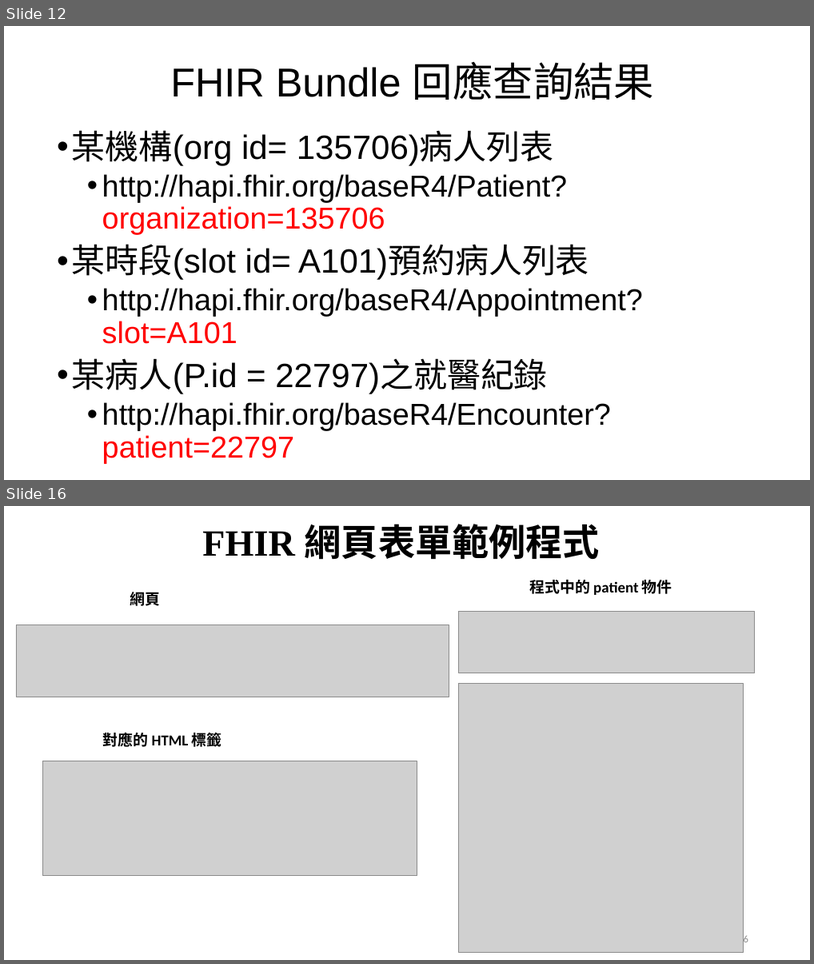
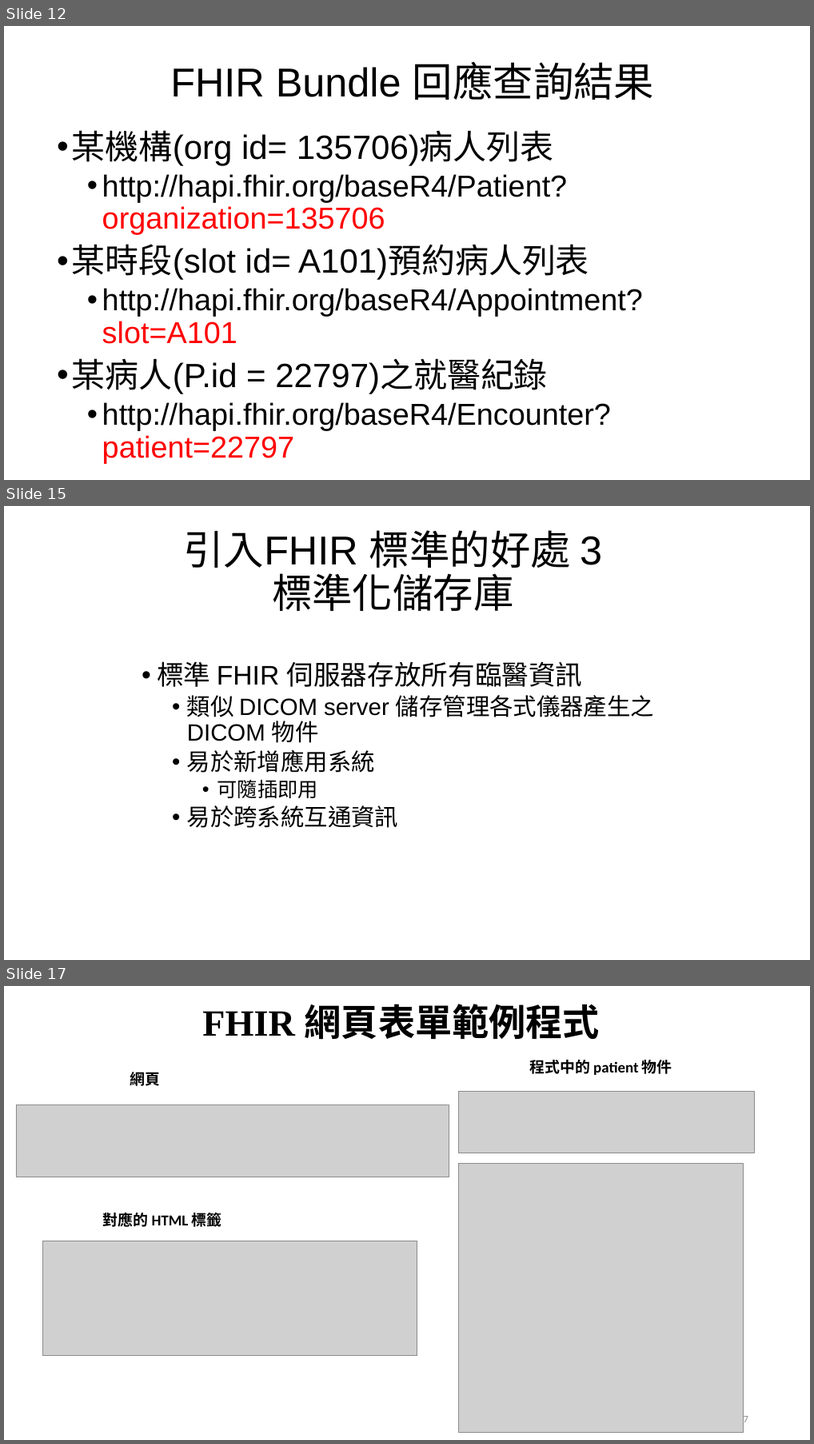
Before and after one commit to mos2718/FHIRspec, a slide deck: Spec/FHIR introduction.pptx. Shown one above the other, each under a label of ours: slides 12 and 16 before the commit, slides 12, 15 and 17 after it; the slides between them are not shown. The pictures are 814x964 and 814x1444 pixels, drawn with LibreOffice and Linux fonts; fonts in the diff are those of the drawing; grey boxes stand for pictures. Boxes give left, top, right and bottom in pixels: in the first picture for what was removed or moved away, otherwise in the second. Text is boxed around its words. In the diff, an @@ line names an element or a change of style, - is before the commit and + after.

```diff
--- a/Spec/FHIR introduction.pptx
+++ b/Spec/FHIR introduction.pptx
@@ slide 15 added at bbox=[4, 506, 810, 960], background #FFFFFF @@
@@ title added at bbox=[183, 530, 602, 611], 48 pt, text #000000 @@
+引入FHIR 標準的好處 3
+標準化儲存庫
@@ text added at bbox=[157, 661, 654, 828], 28 pt, text #000000 @@
+• 標準 FHIR 伺服器存放所有臨醫資訊
+  • 類似 DICOM server 儲存管理各式儀器產生之 DICOM 物件
+  • 易於新增應用系統
+    • 可隨插即用
+  • 易於跨系統互通資訊
@@ what was slide 16 is now slide 17 @@
@@ page number at bbox=[738, 1414, 749, 1425]: text changed @@
-16
+17
```
Also in this commit, not shown: 2 slides changed, 1 other slide added, 1 slide removed.
